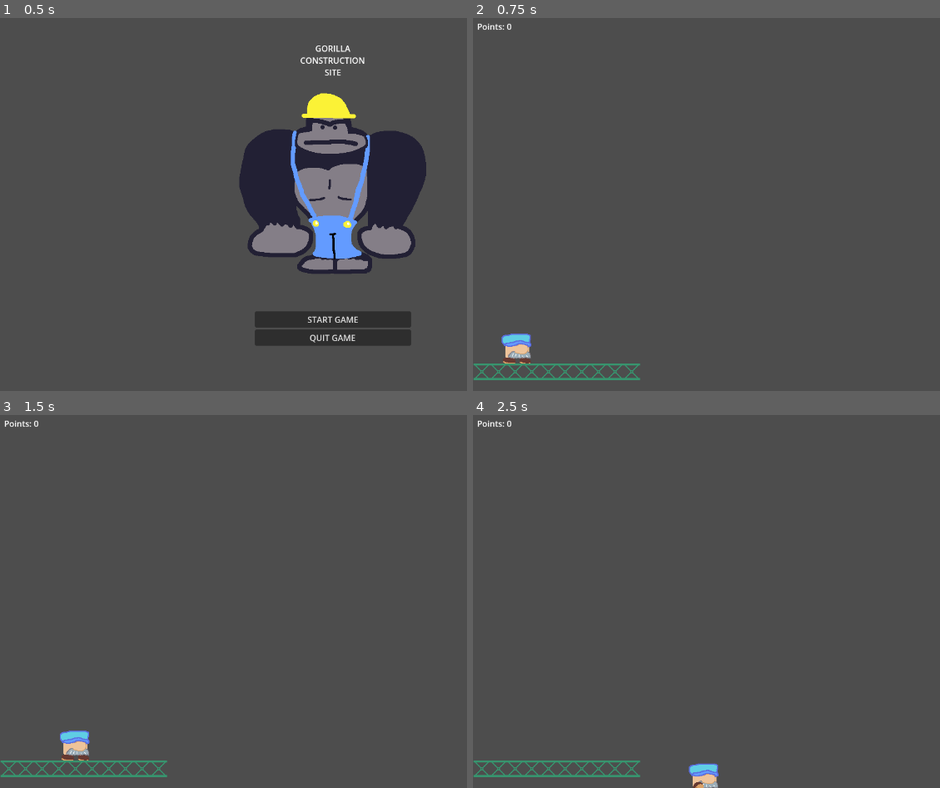
Above: before the commit, frames 1-4 (two rows, left to right).
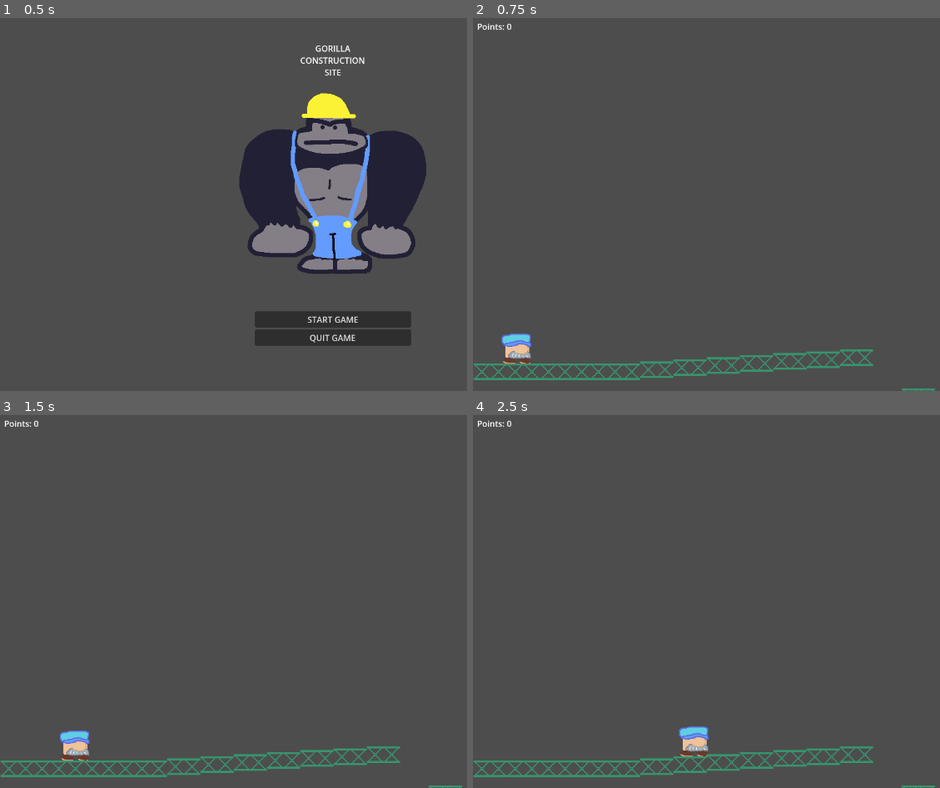
Above: after the commit, the same moments.

Repository: OhRidgeInAll/GorillaConstructionSite
Game: Godot game, scene res://scenes/menu.tscn
The game is run twice, just before and just after one commit, with the same random seed, the same clock (stepped at 60 frames per second) and the same inputs.
Inputs:
- Up to frame 1 (0.5 s): no input
- Up to frame 2 (0.75 s): click "START GAME" at 0.5 s
- Up to frame 3 (1.5 s): tap Enter at 1.25 s; hold D (right) from 1.28 s (still down)
- Up to frame 4 (2.5 s): keep holding D (right); tap Space (jump) at 1.52, 2.27 s

Frame 1 is identical in both runs. In frame 2, 1.0% of the frame differs, in the area x 35-99%, y 88-100%; in frame 3, 1.0%; in frame 4, 1.7%, in the area x 35-99%, y 83-100%.

Commit message:
Current html test version
https://deluxe-cocada-5ec451.netlify.app/gorillaconstructionsite

Diff:
--- a/scenes/level1.tscn
+++ b/scenes/level1.tscn
@@ -15,9 +15,6 @@
 [node name="Node2D" parent="Platforms" instance=ExtResource("1_jwv3a")]
 position = Vector2(-607, 323)
 
-[node name="Node2D5" parent="Platforms" instance=ExtResource("1_jwv3a")]
-position = Vector2(-351, 323)
-
 [node name="Node2D2" parent="Platforms" instance=ExtResource("1_jwv3a")]
 position = Vector2(-543, 323)
 
@@ -27,5 +24,32 @@
 [node name="Node2D4" parent="Platforms" instance=ExtResource("1_jwv3a")]
 position = Vector2(-415, 323)
 
+[node name="Node2D5" parent="Platforms" instance=ExtResource("1_jwv3a")]
+position = Vector2(-351, 323)
+
+[node name="Node2D6" parent="Platforms" instance=ExtResource("1_jwv3a")]
+position = Vector2(-287, 319)
+
+[node name="Node2D7" parent="Platforms" instance=ExtResource("1_jwv3a")]
+position = Vector2(-223, 315)
+
+[node name="Node2D8" parent="Platforms" instance=ExtResource("1_jwv3a")]
+position = Vector2(-159, 311)
+
+[node name="Node2D9" parent="Platforms" instance=ExtResource("1_jwv3a")]
+position = Vector2(-95, 307)
+
+[node name="Node2D10" parent="Platforms" instance=ExtResource("1_jwv3a")]
+position = Vector2(-31, 303)
+
+[node name="Node2D11" parent="Platforms" instance=ExtResource("1_jwv3a")]
+position = Vector2(33, 300)
+
+[node name="Node2D12" parent="Platforms" instance=ExtResource("1_jwv3a")]
+position = Vector2(97, 296)
+
+[node name="Node2D13" parent="Platforms" instance=ExtResource("1_jwv3a")]
+position = Vector2(216, 371)
+
 [node name="Node2D" parent="." instance=ExtResource("2_wwpf4")]
 position = Vector2(-557, 275)
